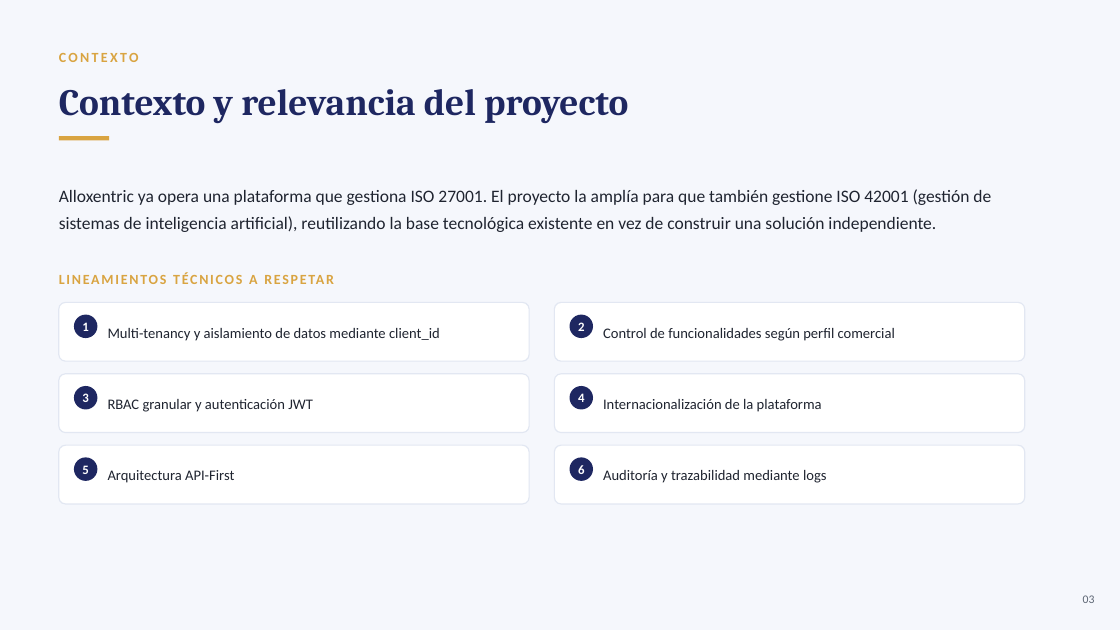
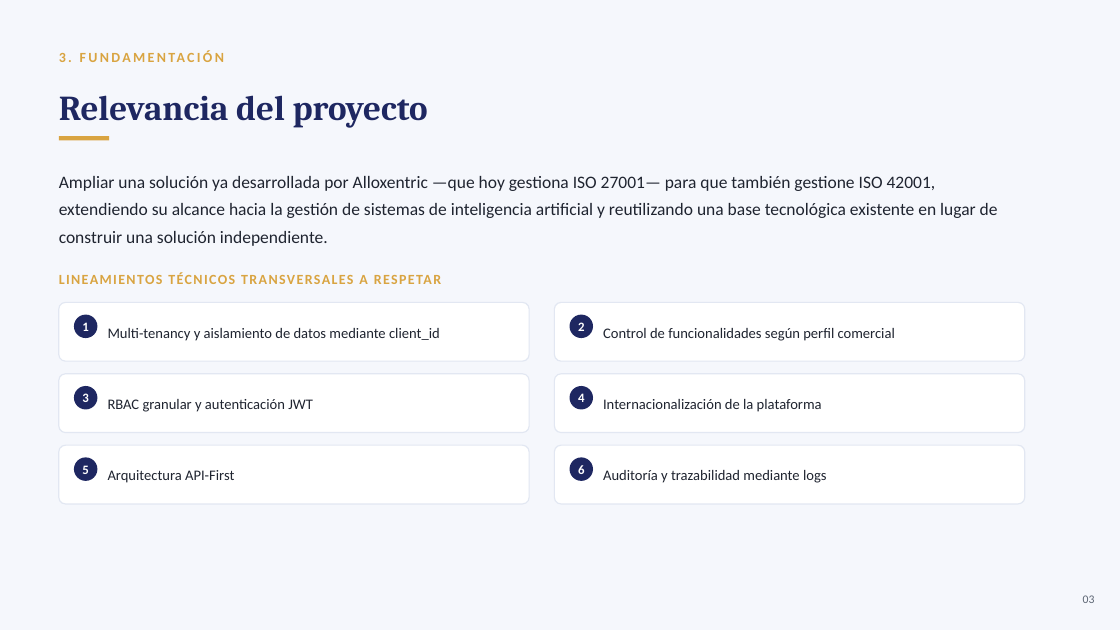
Before and after one commit to vicesuazo/Proyecto-Dani-ISO-42001, a slide deck: slide 4 of Fase 1/Evidencias Grupales/Dani_ISO_42001_Presentacion.pptx (slide 3 before the commit). Drawn at 1120x630 pixels with LibreOffice and Linux fonts; fonts in the diff are those of the drawing. Boxes give left, top, right and bottom in pixels: in the first picture for what was removed or moved away, otherwise in the second. Text is boxed around its words. In the diff, an @@ line names an element or a change of style, - is before the commit and + after.

```diff
--- a/Fase 1/Evidencias Grupales/Dani_ISO_42001_Presentacion.pptx
+++ b/Fase 1/Evidencias Grupales/Dani_ISO_42001_Presentacion.pptx
@@ text at box(59, 53, 66, 62): text changed @@
-CONTEXTO
+3. FUNDAMENTACIÓN
@@ text at box(59, 95, 428, 128): text changed; size 32 to 30 pt @@
-Contexto y relevancia del proyecto
+Relevancia del proyecto
@@ text at box(59, 176, 998, 246): text changed @@
-Alloxentric ya opera una plataforma que gestiona ISO 27001. El proyecto la amplía para que también gestione ISO 42001 (gestión de sistemas de inteligencia artificial), reutilizando la base tecnológica existente en vez de construir una solución independiente.
+Ampliar una solución ya desarrollada por Alloxentric —que hoy gestiona ISO 27001— para que también gestione ISO 42001, extendiendo su alcance hacia la gestión de sistemas de inteligencia artificial y reutilizando una base tecnológica existente en lugar de construir una solución independiente.
@@ text at box(59, 275, 367, 284): text changed @@
-LINEAMIENTOS TÉCNICOS A RESPETAR
+LINEAMIENTOS TÉCNICOS TRANSVERSALES A RESPETAR
```
Also in this commit, not shown: 11 other slides changed, 4 slides added, 1 slide removed, 1 other file.
